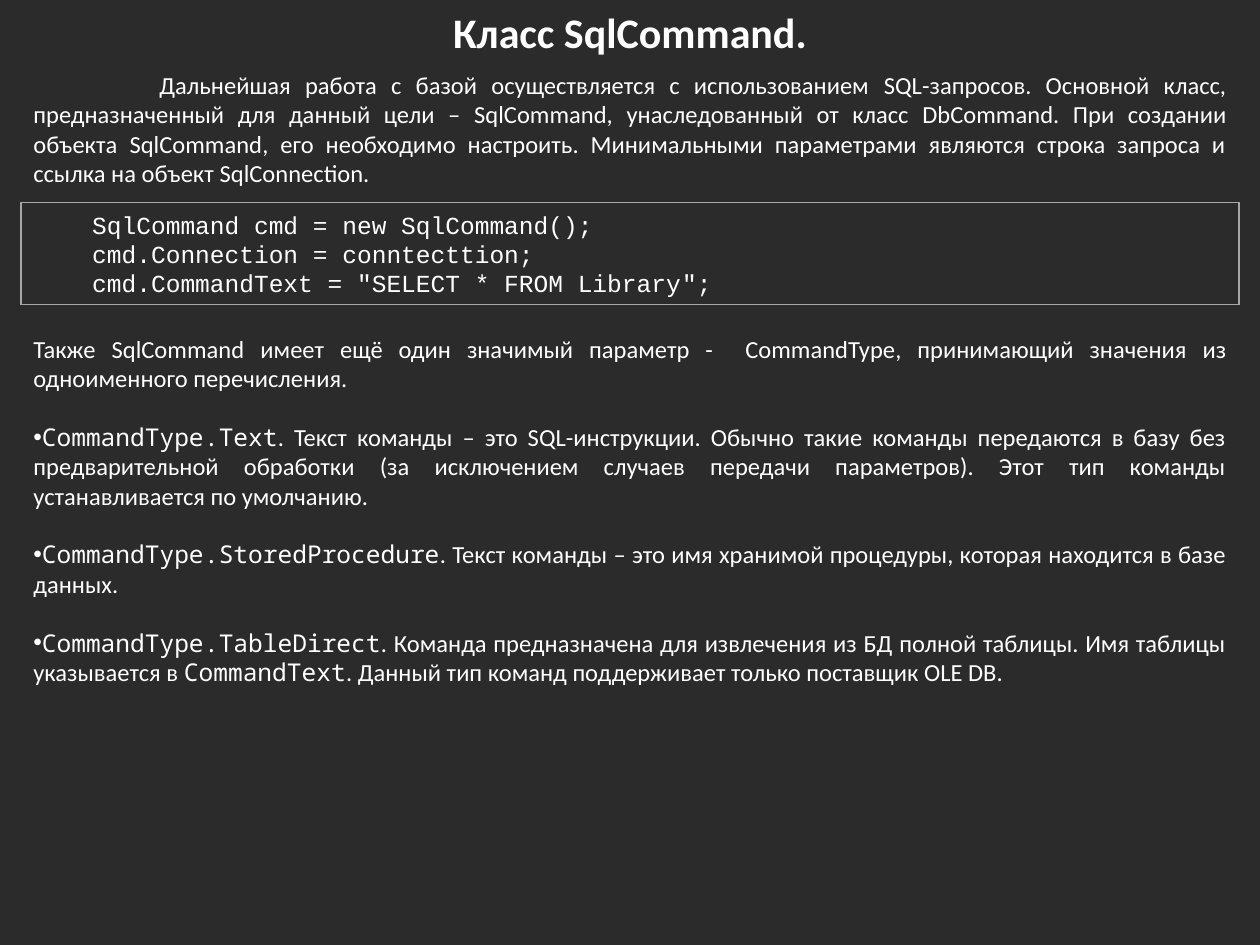
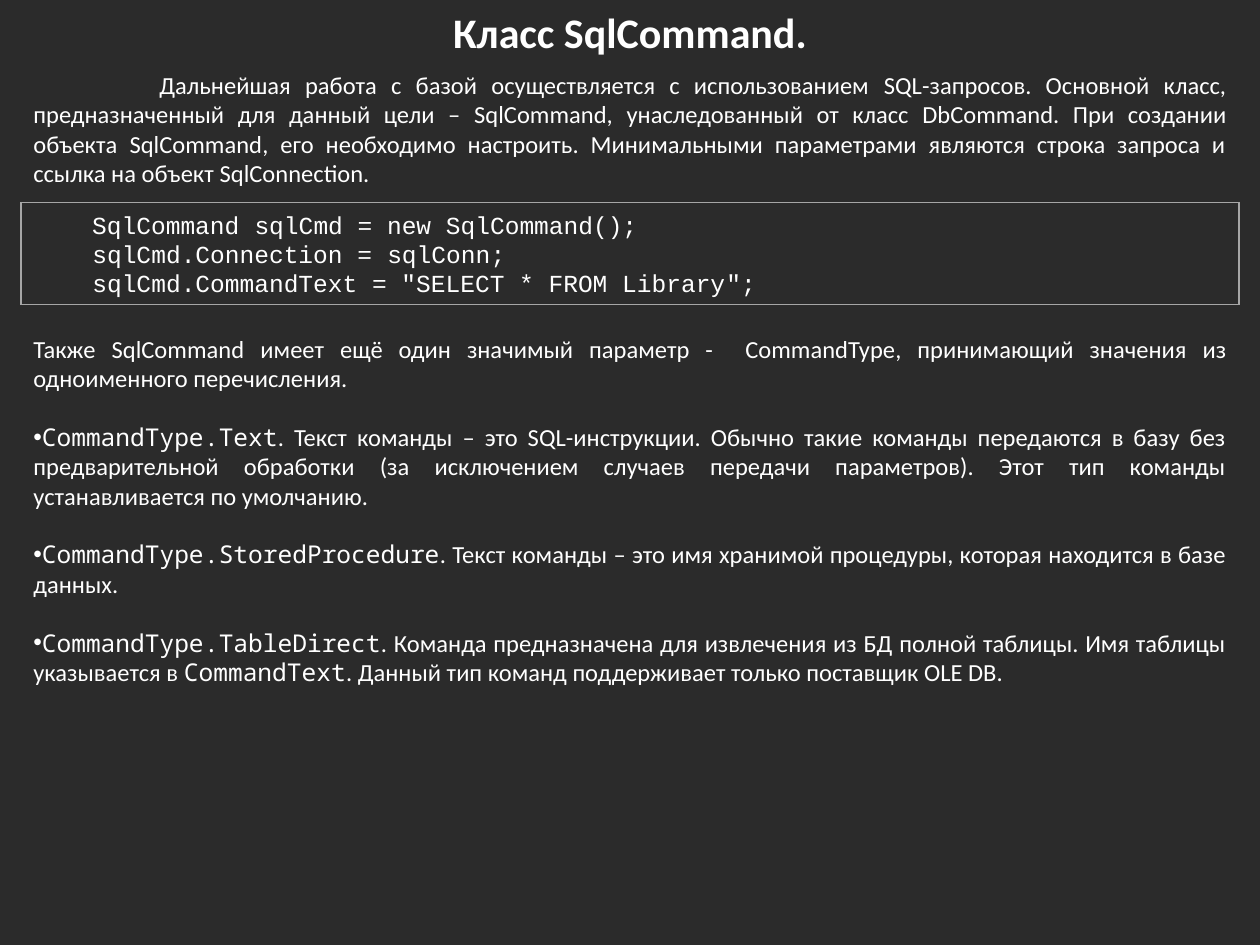
Before and after one commit to bazile/Training, a slide deck: slide 22 of Presentation/lesson-10-adonet.pptx. Drawn at 1260x945 pixels with LibreOffice and Linux fonts; fonts in the diff are those of the drawing; background and template pictures are left out; a plain dark background stands for a picture behind light text. Boxes give left, top, right and bottom in pixels: in the first picture for what was removed or moved away, otherwise in the second. Text is boxed around its words. In the diff, an @@ line names an element or a change of style, - is before the commit and + after.

```diff
--- a/Presentation/lesson-10-adonet.pptx
+++ b/Presentation/lesson-10-adonet.pptx
@@ text in rectangle at (92, 216, 756, 297): text changed @@
-SqlCommand cmd = new SqlCommand();
-cmd.Connection = conntecttion;
-cmd.CommandText = "SELECT * FROM Library";
+SqlCommand sqlCmd = new SqlCommand();
+sqlCmd.Connection = sqlConn;
+sqlCmd.CommandText = "SELECT * FROM Library";
```
Also in this commit, not shown: 9 other slides changed.
